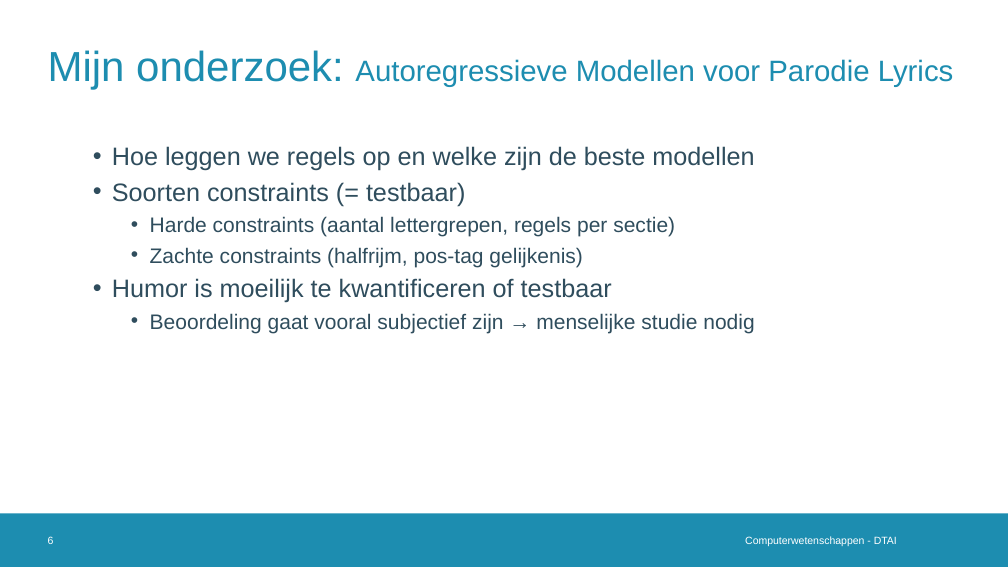
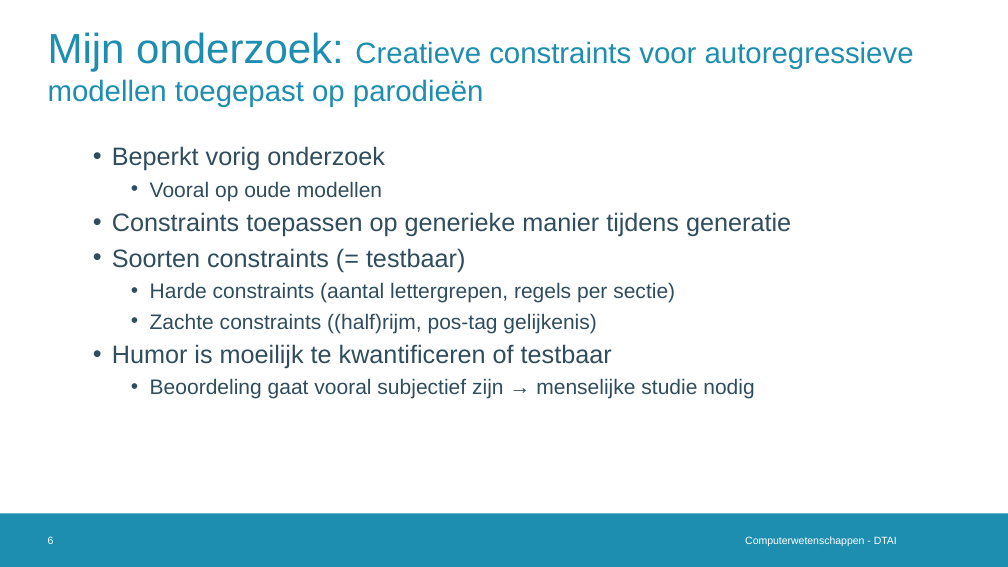
Before and after one commit to Alintermans/Thesis, a slide deck: slide 6 of Presentations/Second Intermediate Presentation/Presentation.pptx. Drawn at 1008x567 pixels with LibreOffice and Linux fonts; fonts in the diff are those of the drawing; background and template pictures are left out. Boxes give left, top, right and bottom in pixels: in the first picture for what was removed or moved away, otherwise in the second. Text is boxed around its words. In the diff, an @@ line names an element or a change of style, - is before the commit and + after.

```diff
--- a/Presentations/Second Intermediate Presentation/Presentation.pptx
+++ b/Presentations/Second Intermediate Presentation/Presentation.pptx
@@ title at [48, 32, 914, 107]: text changed @@
-Mijn onderzoek: Autoregressieve Modellen voor Parodie Lyrics
+Mijn onderzoek: Creatieve constraints voor autoregressieve modellen toegepast op parodieën
@@ text at [112, 146, 791, 237]: text changed @@
-  • Hoe leggen we regels op en welke zijn de beste modellen
+  • Beperkt vorig onderzoek
+    • Vooral op oude modellen
+  • Constraints toepassen op generieke manier tijdens generatie
@@ text at [150, 313, 596, 333]: text changed @@
-    • Zachte constraints (halfrijm, pos-tag gelijkenis)
+    • Zachte constraints ((half)rijm, pos-tag gelijkenis)
```
Also in this commit, not shown: 1 other slide changed.
